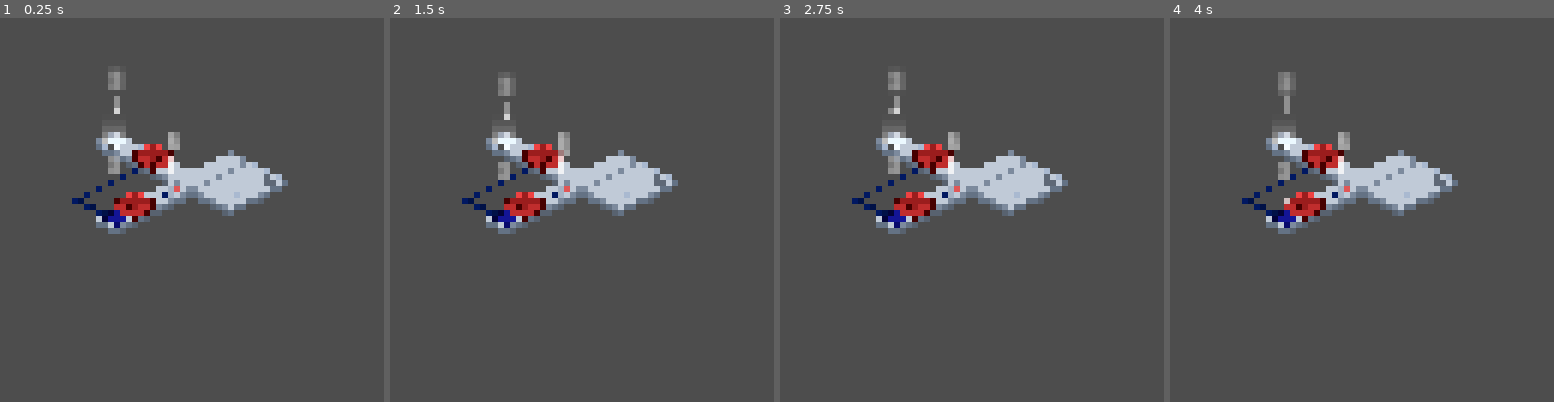
Above: before the commit, frames 1-4 (left to right).
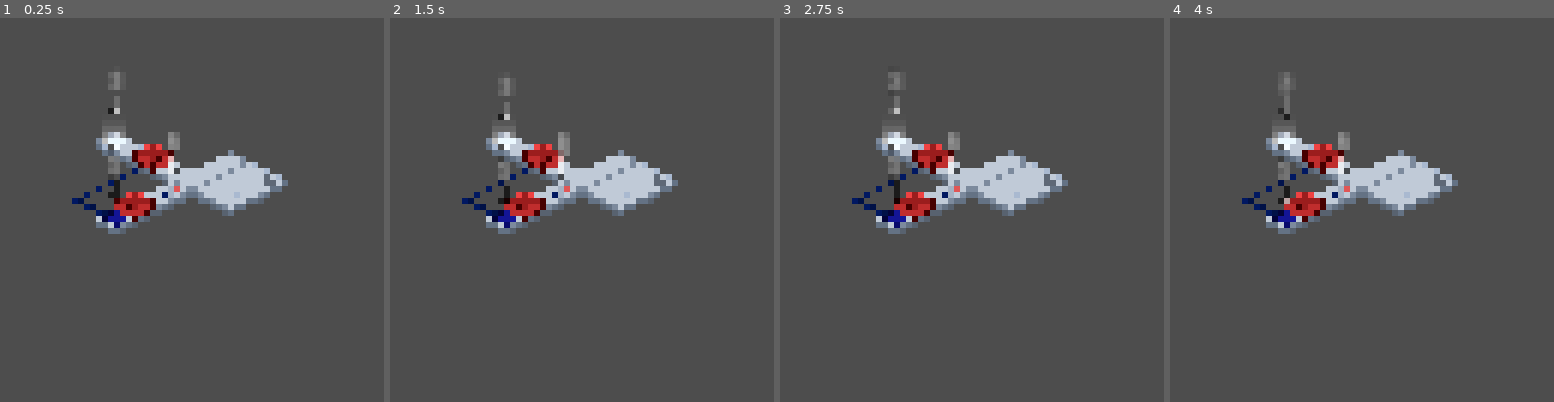
Above: after the commit, the same moments.

Repository: kdreese/gmtk-2022
Game: Godot game, scene res://src/levels/behind_closed_bars_level.tscn
Two runs of this game, one before a commit and one after it. Both use one fixed random seed, a clock stepped at 60 frames per second and the inputs below. This scene is started directly instead of the project's main scene.
Inputs (mouse positions are in pixels of both pictures, inside the frame that each line leads up to):
- Up to frame 1 (0.25 s): no input
- Up to frame 2 (1.5 s): move the mouse to (562, 286) at 0.52 s; hold W (move_forward) from 0.53 s (still down); move the mouse to (697, 267) at 1.27 s
- Up to frame 3 (2.75 s): move the mouse to (856, 152) at 2.02 s; release W (move_forward) at 2.03 s; hold A (move_left) from 2.03 s (still down)
- Up to frame 4 (4 s): move the mouse to (1381, 210) at 2.77 s; tap Enter at 3.5 s; move the mouse to (1304, 114) at 3.52 s; release A (move_left) at 3.53 s; hold S (move_back) from 3.53 s (still down)

The runs differ from the first frame. In frame 1, 0.4% of the frame differs, in the area x 28-47%, y 20-47%; in frame 2, 0.4%; in frame 3, 0.5%, in the area x 28-47%, y 14-49%; in frame 4, 0.5%.

Commit message:
Add outlines to indicator label and arrow

Diff:
--- a/src/objects/indicator.gd
+++ b/src/objects/indicator.gd
@@ -10,6 +10,8 @@
 
 var total_time := 0.0
 
+@onready var label: Label = %Label
+
 @onready var starting_position := position
 
 
@@ -18,7 +20,7 @@
 	total_time = -global_position.x / 120.0
 	if indicator_string == INDICATOR_DEFAULT_STRING:
 		indicator_string = generate_indicator_string()
-	$CenterContainer/Label.text = indicator_string
+	label.text = indicator_string
 
 
 func _process(delta: float) -> void:
--- a/src/objects/indicator.tscn
+++ b/src/objects/indicator.tscn
@@ -1,9 +1,15 @@
-[gd_scene load_steps=3 format=3 uid="uid://cn147gfbi0b4c"]
+[gd_scene load_steps=4 format=3 uid="uid://cn147gfbi0b4c"]
 
 [ext_resource type="Texture2D" uid="uid://jddi32jr5lk4" path="res://assets/objects/arrow.png" id="1"]
 [ext_resource type="Script" path="res://src/objects/indicator.gd" id="3"]
 
-[node name="Indicator" type="Node2D" groups=["UI Elements"]]
+[sub_resource type="LabelSettings" id="LabelSettings_gmvme"]
+font_size = 32
+outline_size = 8
+outline_color = Color(0, 0, 0, 1)
+
+[node name="Indicator" type="CanvasGroup" groups=["UI Elements"]]
+self_modulate = Color(1, 1, 1, 0.643137)
 z_index = 5
 script = ExtResource("3")
 
@@ -15,12 +21,13 @@
 size_flags_horizontal = 4
 
 [node name="Label" type="Label" parent="CenterContainer"]
-modulate = Color(1, 1, 1, 0.752941)
+unique_name_in_owner = true
 layout_mode = 2
 theme_override_font_sizes/font_size = 32
+text = "4"
+label_settings = SubResource("LabelSettings_gmvme")
 
 [node name="Sprite2D" type="Sprite2D" parent="."]
-modulate = Color(1, 1, 1, 0.752941)
 position = Vector2(0, 32)
 scale = Vector2(0.5, 0.5)
 texture = ExtResource("1")
Binary file changed: assets/objects/arrow.png
